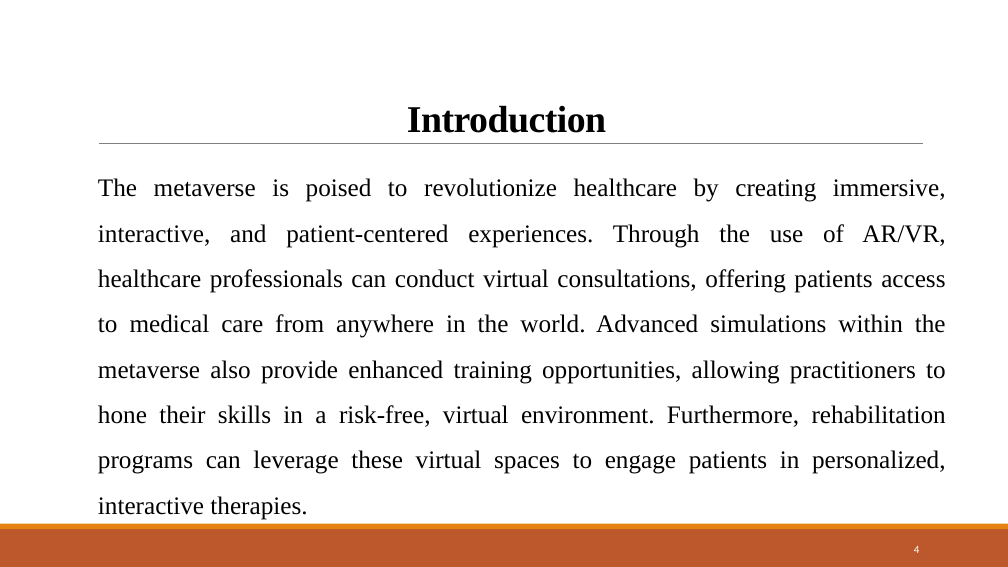
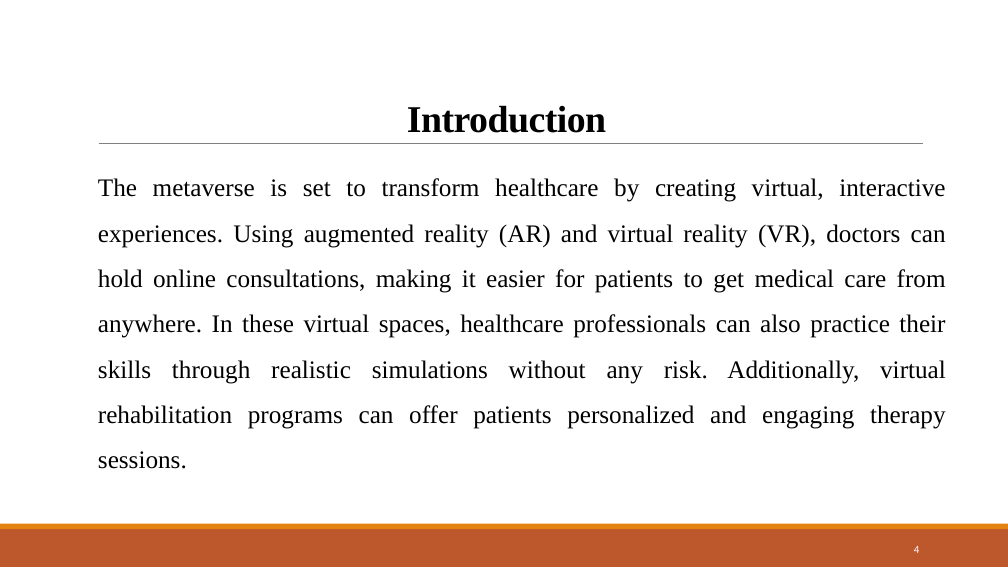
Before and after one commit to Devjethva1111/Metaverse-in-Healthcare, a slide deck: slide 4 of Seminar PPT/23MDS003 - Seminar.pptx. Drawn at 1008x567 pixels with LibreOffice and Linux fonts; fonts in the diff are those of the drawing. Boxes give left, top, right and bottom in pixels: in the first picture for what was removed or moved away, otherwise in the second. Text is boxed around its words. In the diff, an @@ line names an element or a change of style, - is before the commit and + after.

```diff
--- a/Seminar PPT/23MDS003 - Seminar.pptx
+++ b/Seminar PPT/23MDS003 - Seminar.pptx
@@ text at (98, 178, 946, 469): text changed @@
-The metaverse is poised to revolutionize healthcare by creating immersive, interactive, and patient-centered experiences. Through the use of AR/VR, healthcare professionals can conduct virtual consultations, offering patients access to medical care from anywhere in the world. Advanced simulations within the metaverse also provide enhanced training opportunities, allowing practitioners to hone their skills in a risk-free, virtual environment. Furthermore, rehabilitation programs can leverage these virtual spaces to engage patients in personalized, interactive therapies.
+The metaverse is set to transform healthcare by creating virtual, interactive experiences. Using augmented reality (AR) and virtual reality (VR), doctors can hold online consultations, making it easier for patients to get medical care from anywhere. In these virtual spaces, healthcare professionals can also practice their skills through realistic simulations without any risk. Additionally, virtual rehabilitation programs can offer patients personalized and engaging therapy sessions.
```
Also in this commit, not shown: 3 other slides changed.
